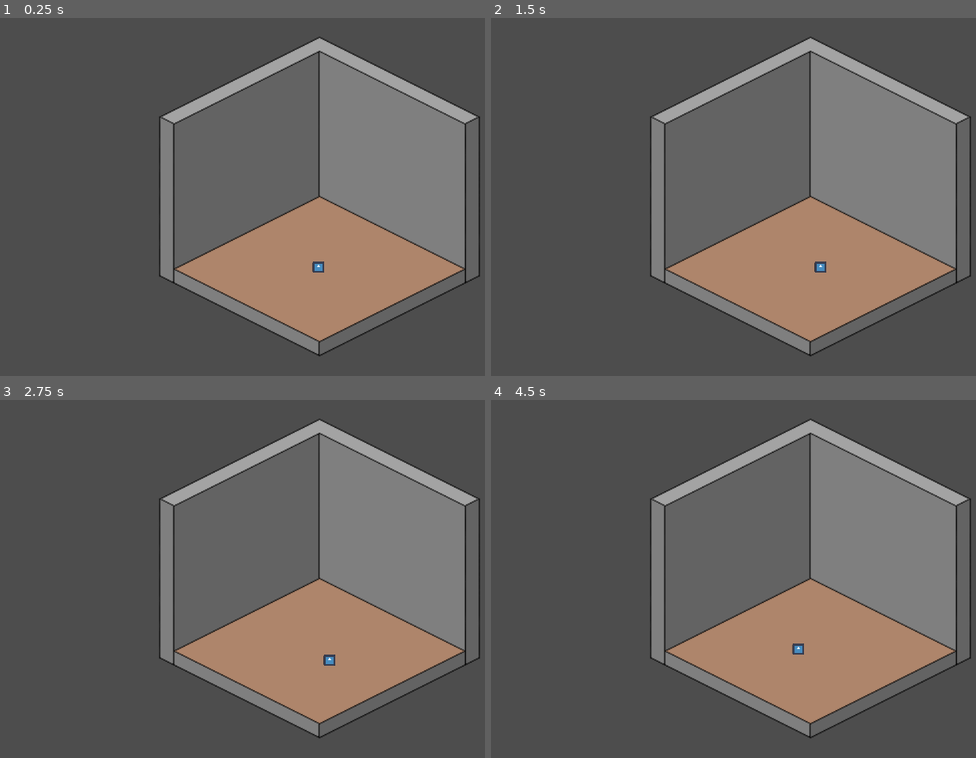
Above: before the commit, frames 1-4 (two rows, left to right).
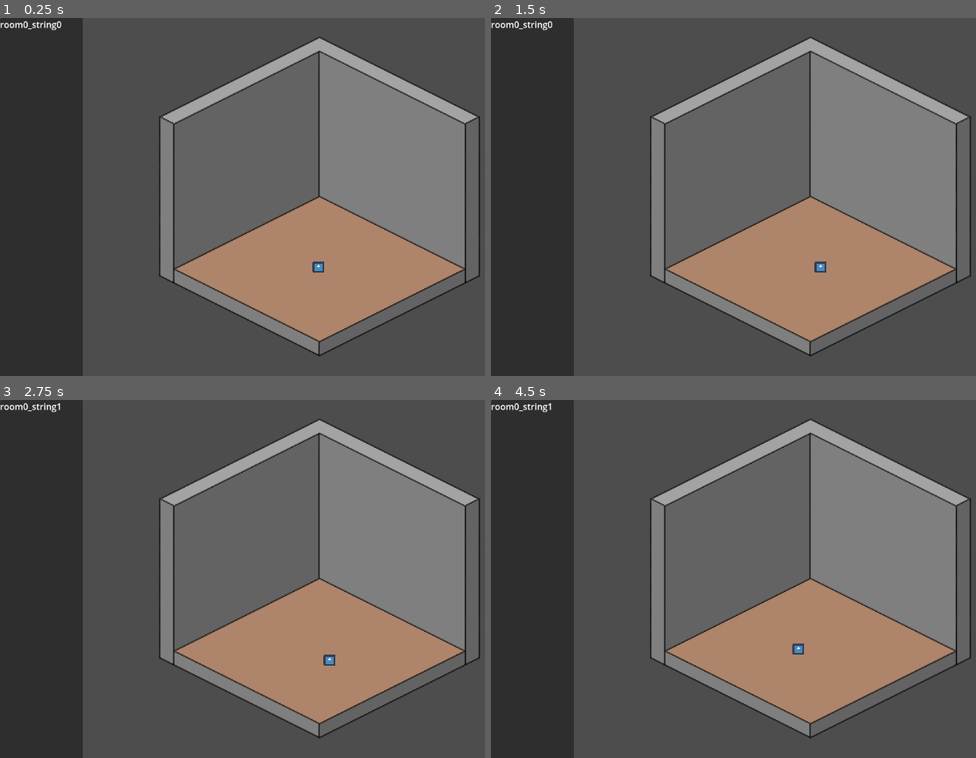
Above: after the commit, the same moments.

Repository: afourneaux/codename-matt-2026
Game: Godot game, scene res://scenes/game-root.tscn
Same seed, same stepped clock (60 frames per second), same inputs: the game is played once before the commit and once after it. The engine's default icon, where the game draws it, is replaced by a stand-in: a white triangle on a blue panel in a dark square.
Inputs:
- Up to frame 1 (0.25 s): no input
- Up to frame 2 (1.5 s): tap Enter at 0.5 s; tap A (a) at 0.6 s; tap D (d) at 0.8, 1.35 s; tap Space at 1.25 s
- Up to frame 3 (2.75 s): tap E (interact, bound only before the commit) at 1.55 s; tap Enter at 2 s; hold E (interact, bound only before the commit) from 2.03 s (still down); tap S (s) at 2.3 s
- Up to frame 4 (4.5 s): tap Space at 2.75, 4.25 s; release E (interact, bound only before the commit) at 2.78 s; tap S (s) at 2.85 s; tap W (w) at 3.05, 3.6 s; tap Enter at 3.5 s; tap A (a) at 3.8, 4.35 s

The runs differ from the first frame. In frame 1, 17% of the frame differs, in the area x 0-18%, y 0-100%; in frame 2, 17%; in frame 3, 17%; in frame 4, 17%.

Commit message:
added dialogue ui and csv for strings

Diff:
--- /dev/null
+++ b/assets/strings/gamejam_2026_dialogue - Sheet1.csv
@@ -0,0 +1,2 @@
+key,en,fr
+debug_string,we have text,nous avons du text
--- a/project.godot
+++ b/project.godot
@@ -42,10 +42,9 @@
 "events": [Object(InputEventKey,"resource_local_to_scene":false,"resource_name":"","device":-1,"window_id":0,"alt_press …(192 unchanged characters)…
 ]
 }
-interact={
+e={
 "deadzone": 0.2,
-"events": [Object(InputEventKey,"resource_local_to_scene":false,"resource_name":"","device":-1,"window_id":0,"alt_pressed":false,"shift_pressed":false,"ctrl_pressed":false,"meta_pressed":false,"pressed":false,"keycode":0,"physical_keycode":69,"key_label":0,"unicode":101,"location":0,"echo":false,"script":null)
-]
+"events": []
 }
 
 [physics]
--- a/scenes/game-root.tscn
+++ b/scenes/game-root.tscn
@@ -1,4 +1,6 @@
 [gd_scene format=3 uid="uid://c8bc0awnutnw1"]
+
+[ext_resource type="Script" uid="uid://d3326ck5oqdsm" path="res://scripts/dialogue/dialogue_box.gd" id="1_ky4iy"]
 
 [sub_resource type="GDScript" id="GDScript_wnm2b"]
 resource_name = "World"
@@ -44,3 +46,20 @@
 anchors_preset = 0
 offset_right = 40.0
 offset_bottom = 40.0
+
+[node name="DialogueBox" type="CanvasLayer" parent="UI" unique_id=1761053783]
+script = ExtResource("1_ky4iy")
+
+[node name="Panel" type="Panel" parent="UI/DialogueBox" unique_id=1495545994]
+anchors_preset = 9
+anchor_bottom = 1.0
+offset_right = 150.0
+offset_bottom = 2.0
+grow_vertical = 2
+
+[node name="RichTextLabel" type="RichTextLabel" parent="UI/DialogueBox" unique_id=1158113397]
+anchors_preset = 9
+anchor_bottom = 1.0
+offset_right = 150.0
+offset_bottom = 2.0
+grow_vertical = 2
--- /dev/null
+++ b/scripts/dialogue/dialogue_box.gd
@@ -0,0 +1,21 @@
+extends CanvasLayer
+
+@onready var text_label: RichTextLabel = $RichTextLabel
+
+func starting_dialogue():
+	var read_dialogue = false
+	var dialogue_loop = {
+		line0 = "room0_string0",
+		line1 = "room0_string1"
+	}
+
+	if not read_dialogue:
+		for line in dialogue_loop.values():
+			text_label.text = line
+			await get_tree().create_timer(2.0).timeout
+		read_dialogue = true
+
+# Called every frame. 'delta' is the elapsed time since the previous frame.
+func _process(delta: float) -> void:
+	starting_dialogue()
+	#text_label.text = "debug_string"
--- a/scripts/player/player_character.gd
+++ b/scripts/player/player_character.gd
@@ -5,9 +5,7 @@
 @onready var sprite: AnimatedSprite2D = $AnimatedSprite2D
 
 func interaction():
-	var interact = Input.is_action_pressed("interact")
-	if interact:
-		print("Interacting with the environment")
+	pass
 
 func get_input():
 	var input = Input.get_vector("a", "d", "w", "s")
Not shown, added: assets/strings/gamejam_2026_dialogue - Sheet1.csv.import
Binary file added: assets/strings/gamejam_2026_dialogue - Sheet1.en.translation
Binary file added: assets/strings/gamejam_2026_dialogue - Sheet1.fr.translation
Not shown, added: scripts/dialogue/dialogue_box.gd.uid
Not shown, added: assets/strings/gamejam_2026_dialogue.xlsx
